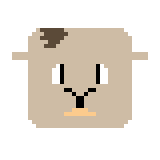
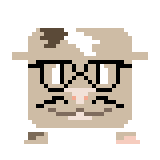
Layer changes from the first 160x160 image to the second:
added layer "Layer 3" in group "head" over <box>28,60,132,120</box>
added layer "Layer 1 copy" in group "head" over <box>36,96,124,108</box>
added layer "mouth" in group "head" over <box>48,96,112,116</box>
added group "paws" with 2 layers in group "head" over <box>24,132,140,144</box>
added layer "paw1" in group "paws" over <box>24,132,48,144</box>
added layer "paw2" in group "paws" over <box>116,132,140,144</box>
added group "ears" (1st of 2, in "head") with 2 layers in group "head" over <box>84,52,96,56</box>
added layer "Layer 2" in group "head" over <box>64,88,96,104</box>
hid "nose", painted on it over <box>28,52,96,108</box>
painted on "head" (2nd of 2, in "head") over <box>48,28,112,120</box>
